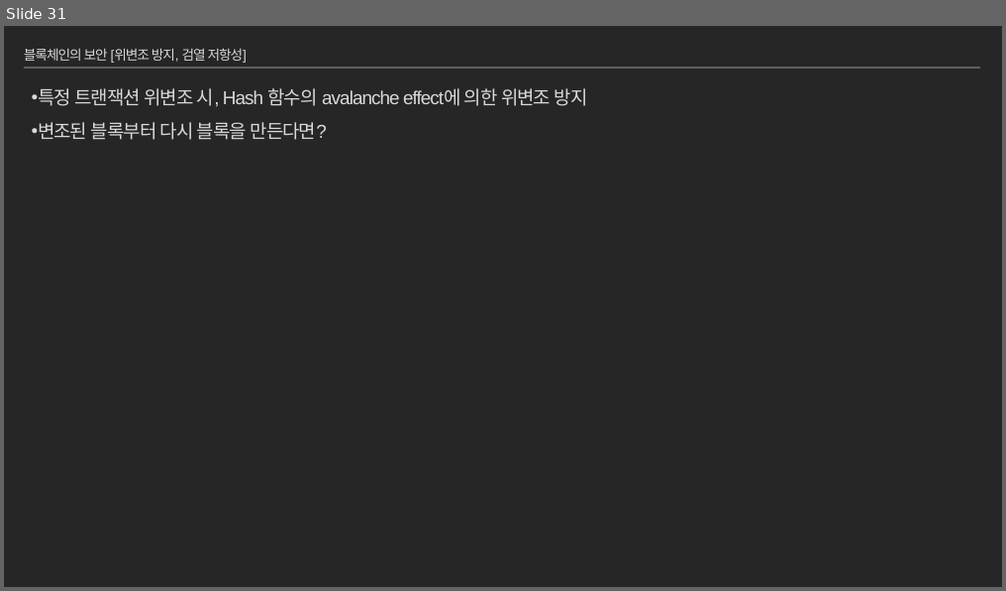
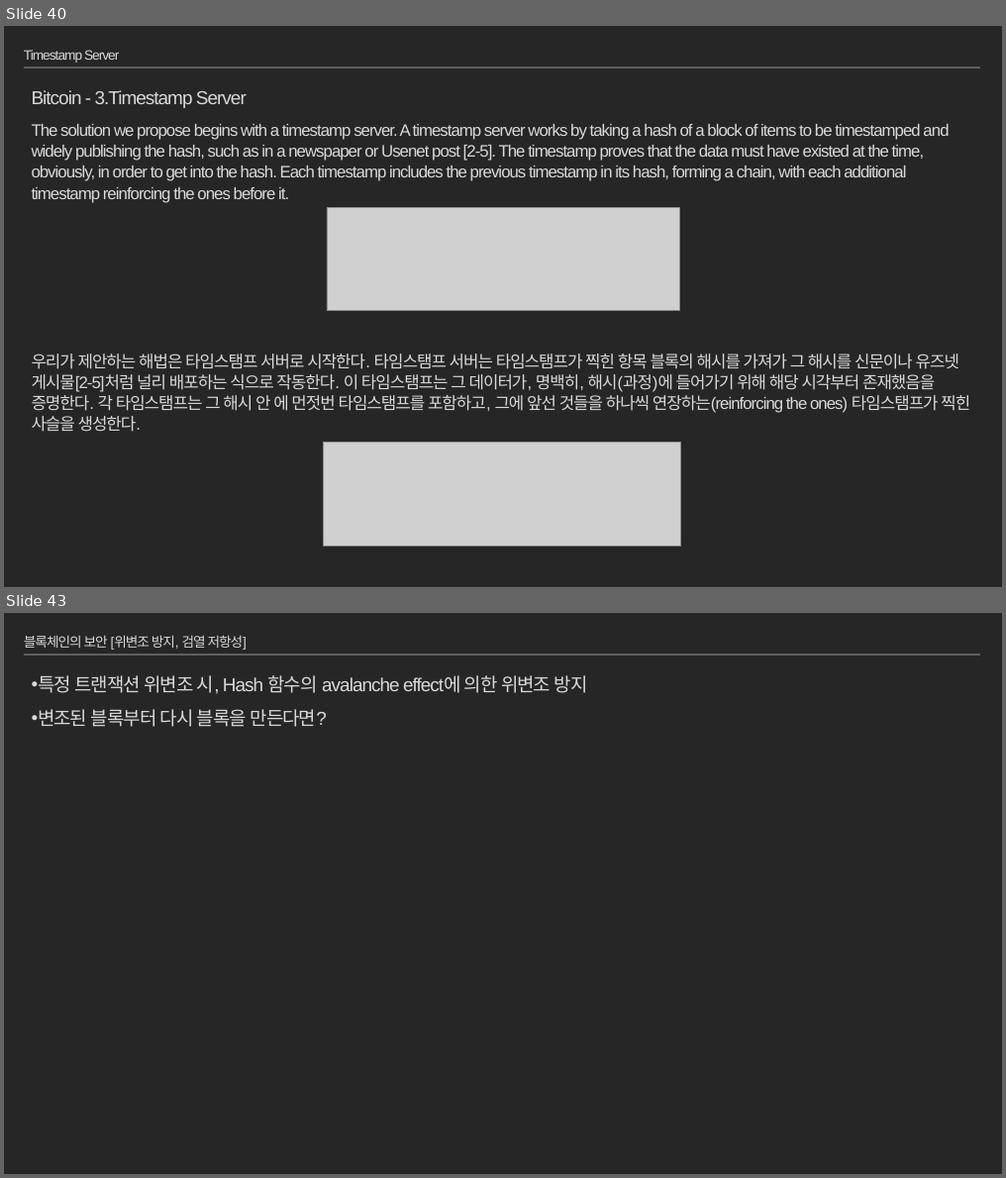
Before and after one commit to moss0801/blockchain-doc, a slide deck: General/Blockchain Part1.pptx. Shown one above the other, each under a label of ours: slide 31 before the commit, slides 40 and 43 after it; the slides between them are not shown. The pictures are 1006x591 and 1006x1178 pixels, drawn with LibreOffice and Linux fonts; fonts in the diff are those of the drawing; grey boxes stand for pictures. Boxes give left, top, right and bottom in pixels: in the first picture for what was removed or moved away, otherwise in the second. Text is boxed around its words. In the diff, an @@ line names an element or a change of style, - is before the commit and + after.

Commit message:
Blockchain Part1 'transaciton & block', 'block & blockchain'

```diff
--- a/General/Blockchain Part1.pptx
+++ b/General/Blockchain Part1.pptx
@@ slide 40 added at [4,26,1002,587], background #262626; not listed: 1 template element that a slide beside it also shows @@
@@ title added at [24,50,119,63], 13 pt, text #D9D9D9 @@
+Timestamp Server
@@ text added at [32,90,970,432], 16 pt, text #D9D9D9 @@
+Bitcoin - 3.Timestamp Server
+The solution we propose begins with a timestamp server. A timestamp server works by taking a hash of a block of items to be timestamped and widely publishing the hash, such as in a newspaper or Usenet post [2-5]. The timestamp proves that the data must have existed at the time, obviously, in order to get into the hash. Each timestamp includes the previous timestamp in its hash, forming a chain, with each additional timestamp reinforcing the ones before it.
+우리가 제안하는 해법은 타임스탬프 서버로 시작한다. 타임스탬프 서버는 타임스탬프가 찍힌 항목 블록의 해시를 가져가 그 해시를 신문이나 유즈넷 게시물[2-5]처럼 널리 배포하는 식으로 작동한다. 이 타임스탬프는 그 데이터가, 명백히, 해시(과정)에 들어가기 위해 해당 시각부터 존재했음을 증명한다. 각 타임스탬프는 그 해시 안 에 먼젓번 타임스탬프를 포함하고, 그에 앞선 것들을 하나씩 연장하는(reinforcing the ones) 타임스탬프가 찍힌 사슬을 생성한다.
@@ picture added at [327,207,679,310] @@
@@ picture added at [324,443,681,547] @@
@@ what was slide 31 is now slide 43 @@
```
Also in this commit, not shown: 7 slides changed, 12 other slides added.
